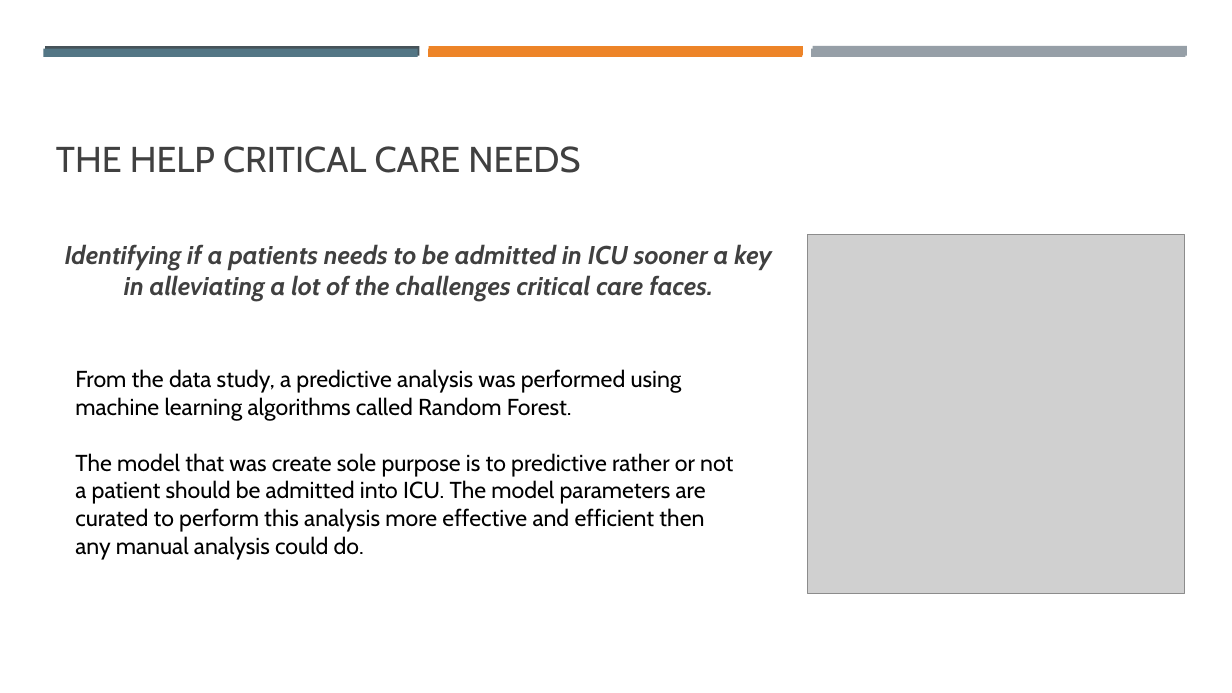
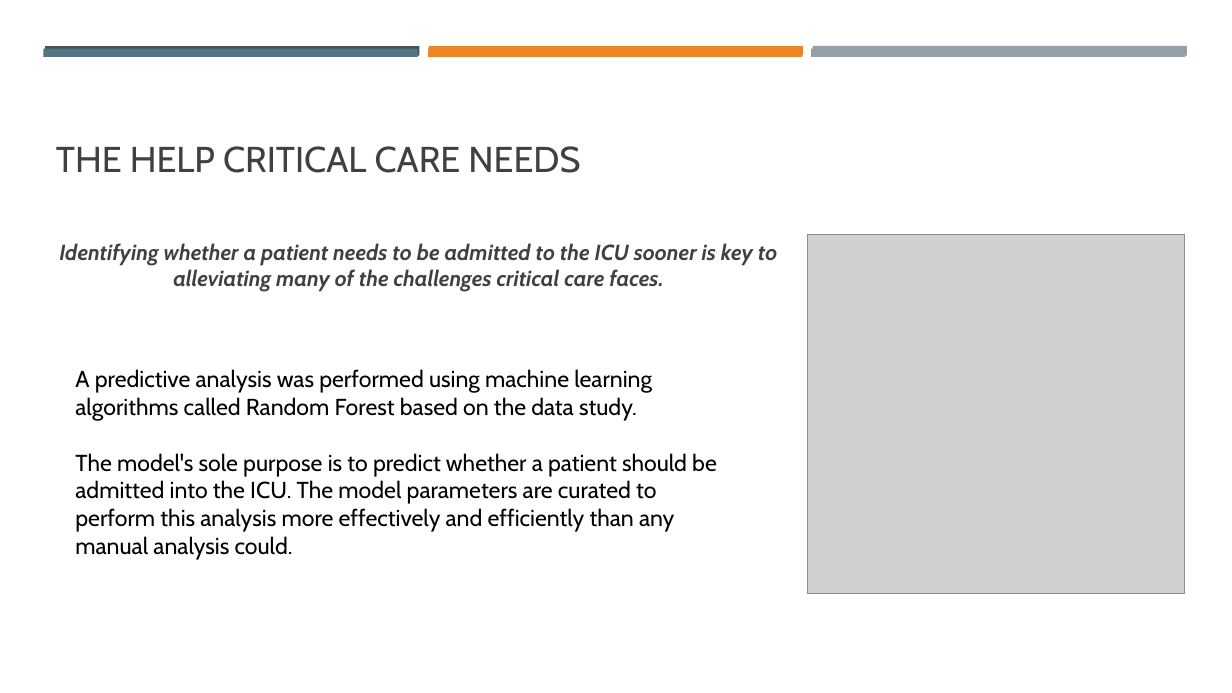
Before and after one commit to AngelicaB93/COVID_19_ICU_Admission_Data_Science_Capstone, a slide deck: slide 10 of ICU Admissions Capstone.pptx. Drawn at 1232x693 pixels with LibreOffice and Linux fonts; fonts in the diff are those of the drawing; grey boxes stand for pictures. Boxes give left, top, right and bottom in pixels: in the first picture for what was removed or moved away, otherwise in the second. Text is boxed around its words. In the diff, an @@ line names an element or a change of style, - is before the commit and + after.

```diff
--- a/ICU Admissions Capstone.pptx
+++ b/ICU Admissions Capstone.pptx
@@ text at (x1=59, y1=243, x2=777, y2=292): text changed; size 20 to 17 pt @@
-Identifying if a patients needs to be admitted in ICU sooner a key in alleviating a lot of the challenges critical care faces.
+Identifying whether a patient needs to be admitted to the ICU sooner is key to alleviating many of the challenges critical care faces.
@@ text at (x1=75, y1=369, x2=717, y2=560): text changed @@
-From the data study, a predictive analysis was performed using machine learning algorithms called Random Forest.
-The model that was create sole purpose is to predictive rather or not a patient should be admitted into ICU. The model parameters are curated to perform this analysis more effective and efficient then any manual analysis could do.
+A predictive analysis was performed using machine learning algorithms called Random Forest based on the data study.
+The model's sole purpose is to predict whether a patient should be admitted into the ICU. The model parameters are curated to perform this analysis more effectively and efficiently than any manual analysis could.
```
Also in this commit, not shown: 7 other slides changed.
